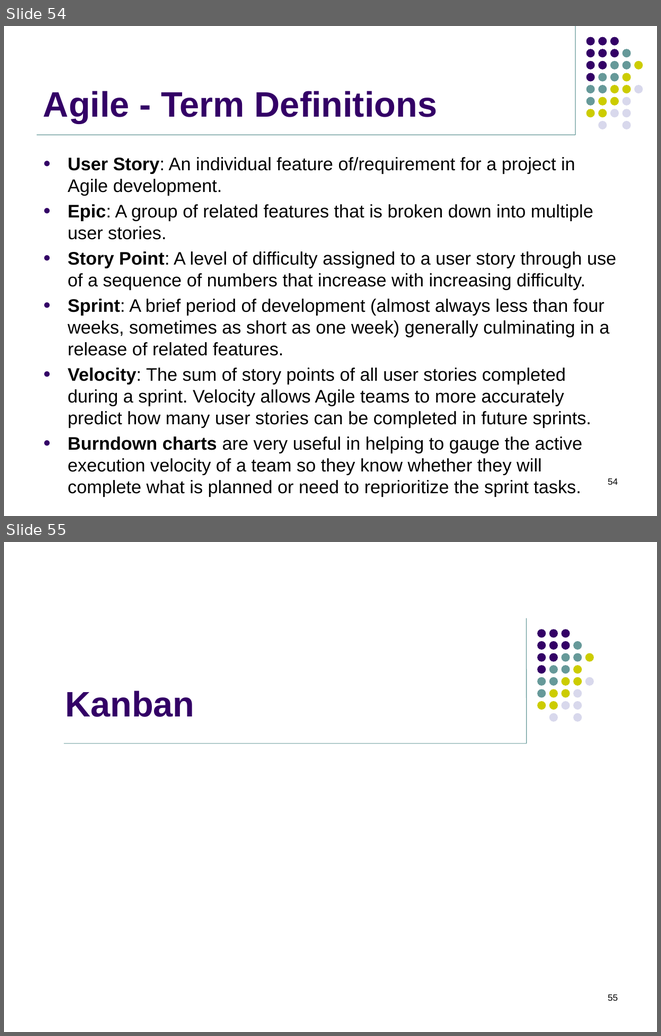
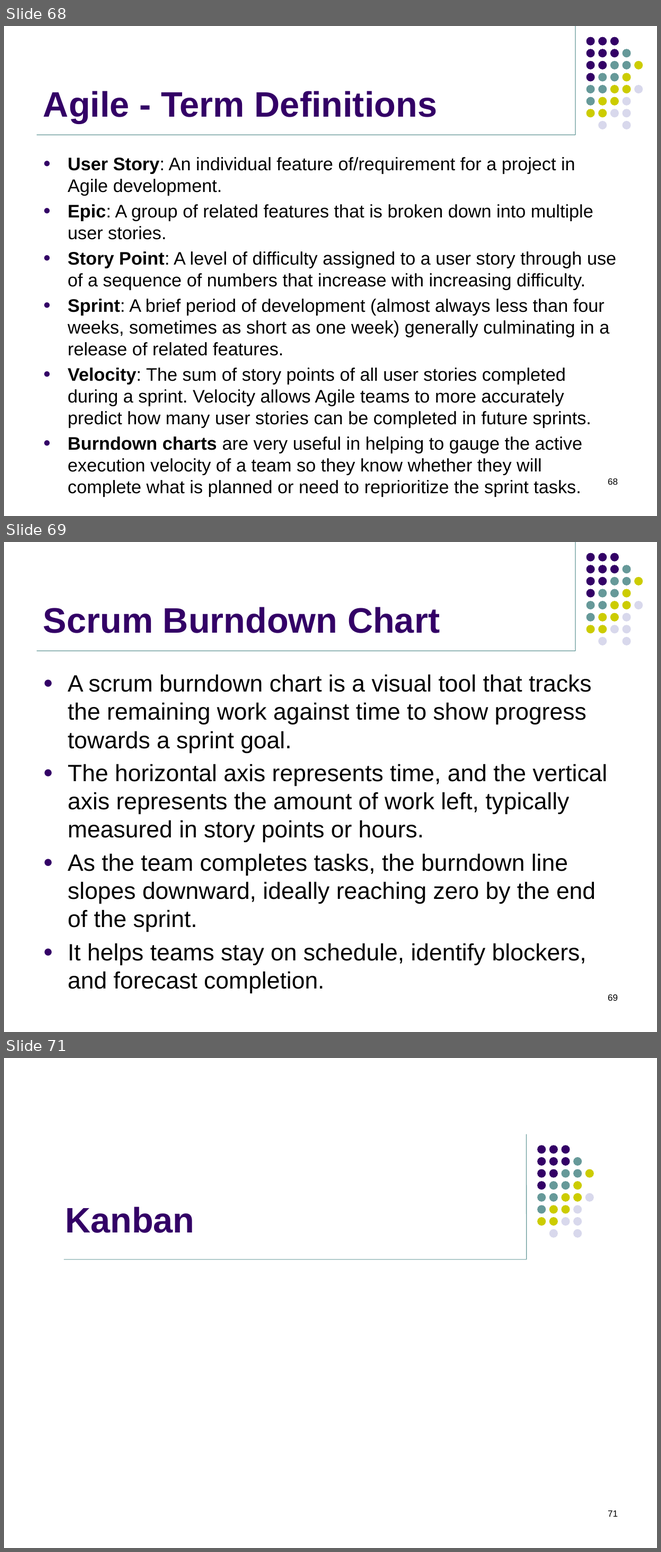
Before and after one commit to jasdhiratrevature/TrainingSlides, a slide deck: SLDC/SDLC.pptx. Shown one above the other, each under a label of ours: slides 54 and 55 before the commit, slides 68, 69 and 71 after it; the slides between them are not shown. The pictures are 661x1036 and 661x1552 pixels, drawn with LibreOffice and Linux fonts; fonts in the diff are those of the drawing; background and template pictures are left out. Boxes give left, top, right and bottom in pixels: in the first picture for what was removed or moved away, otherwise in the second. Text is boxed around its words. In the diff, an @@ line names an element or a change of style, - is before the commit and + after.

```diff
--- a/SLDC/SDLC.pptx
+++ b/SLDC/SDLC.pptx
@@ slide 69 added at (4, 542, 657, 1032), background #FFFFFF; not listed: 33 template elements that a slide beside it also shows @@
@@ title added at (43, 607, 440, 633), 39 pt, text #330066, bold @@
+Scrum Burndown Chart
@@ text added at (68, 674, 607, 993), 26 pt, text #000000 @@
+● A scrum burndown chart is a visual tool that tracks the remaining work against time to show progress towards a sprint goal.
+● The horizontal axis represents time, and the vertical axis represents the amount of work left, typically measured in story points or hours.
+● As the team completes tasks, the burndown line slopes downward, ideally reaching zero by the end of the sprint.
+● It helps teams stay on schedule, identify blockers, and forecast completion.
@@ page number added at (608, 994, 618, 1000), 10 pt, text #000000 @@
+69
@@ what was slide 54 is now slide 68 @@
@@ page number at (608, 478, 618, 484): text changed @@
-54
+68
@@ what was slide 55 is now slide 71 @@
@@ page number at (608, 1510, 618, 1516): text changed @@
-55
+71
```
Also in this commit, not shown: 1 slide changed, 15 other slides added.
